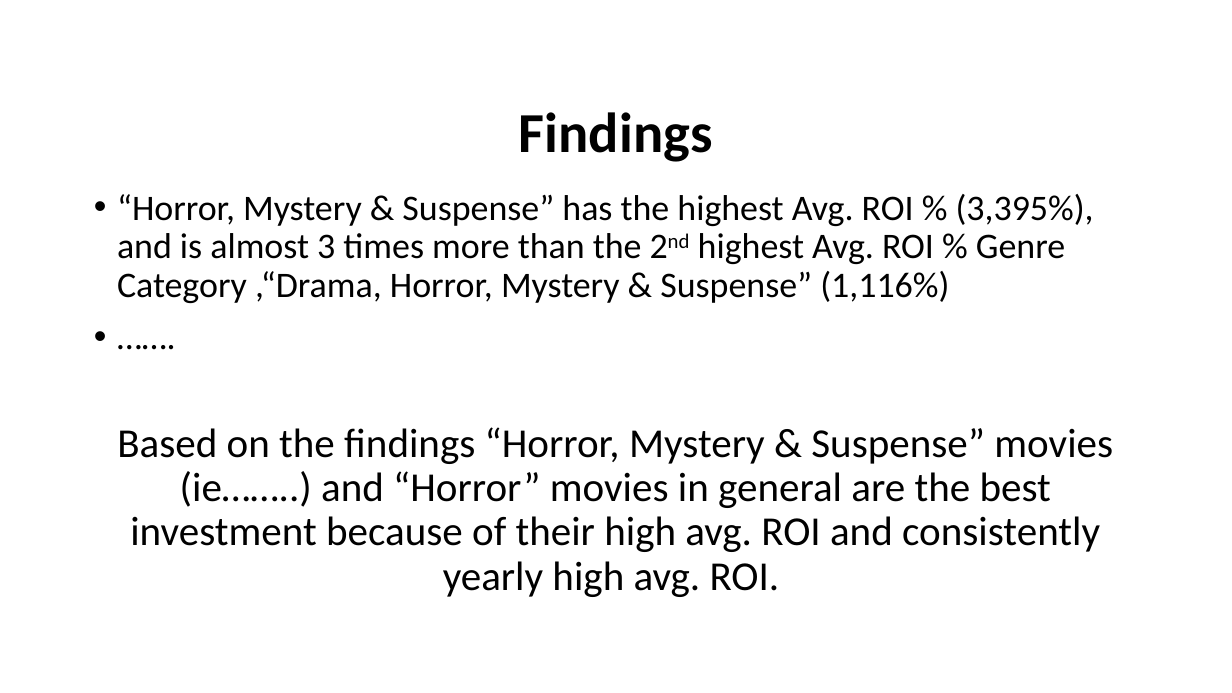
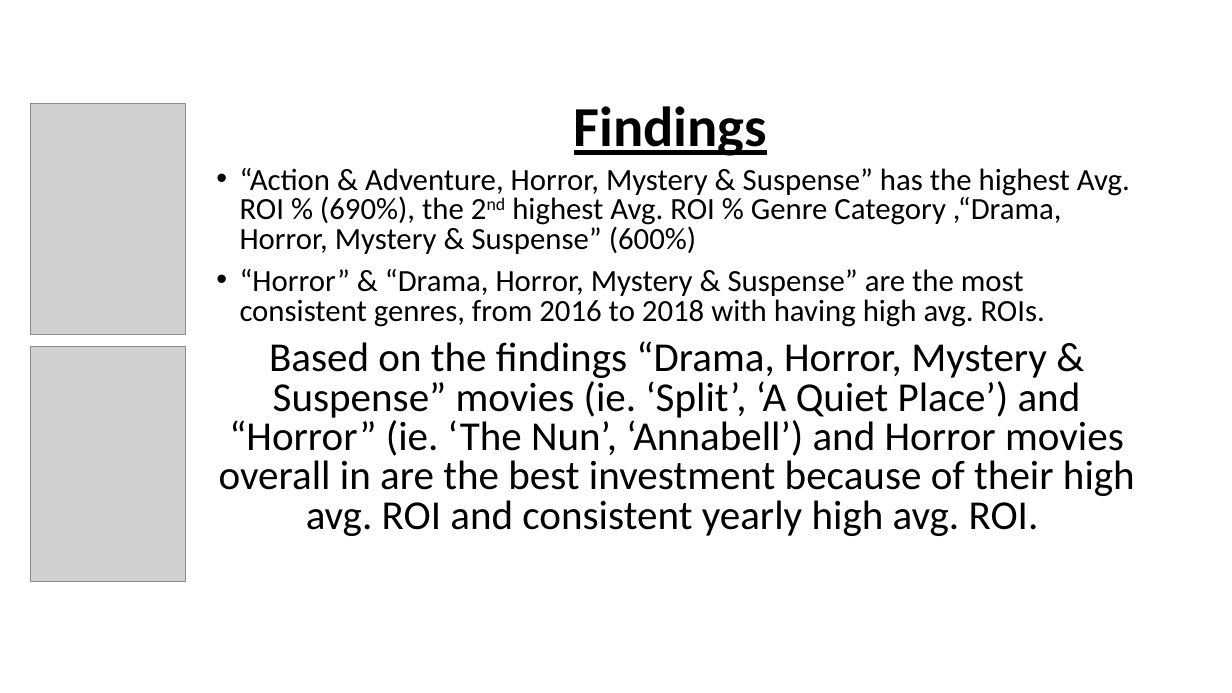
Before and after one commit to abelloma/project1, a slide deck: slide 12 of Project 1 Presentation.pptx. Drawn at 1232x693 pixels with LibreOffice and Linux fonts; fonts in the diff are those of the drawing; grey boxes stand for pictures; background and template pictures are left out. Boxes give left, top, right and bottom in pixels: in the first picture for what was removed or moved away, otherwise in the second. Text is boxed around its words. In the diff, an @@ line names an element or a change of style, - is before the commit and + after.

```diff
--- a/Project 1 Presentation.pptx
+++ b/Project 1 Presentation.pptx
@@ text "Findings": place and size @@
-text "Findings" at [519,112,713,162]
+text "Findings" at [574,106,768,156]
@@ text "Findings" at [574,106,768,156]: underline on @@
@@ picture added at [30,104,185,335] @@
@@ text at [219,168,1135,536]: text changed; size 32 to 24 pt @@
-• “Horror, Mystery & Suspense” has the highest Avg. ROI % (3,395%), and is almost 3 times more than the 2nd highest Avg. ROI % Genre Category ,“Drama, Horror, Mystery & Suspense” (1,116%)
-• …….
-Based on the findings “Horror, Mystery & Suspense” movies (ie……..) and “Horror” movies in general are the best investment because of their high avg. ROI and consistently yearly high avg. ROI.
+• “Action & Adventure, Horror, Mystery & Suspense” has the highest Avg. ROI % (690%), the 2nd highest Avg. ROI % Genre Category ,“Drama, Horror, Mystery & Suspense” (600%)
+• “Horror” & “Drama, Horror, Mystery & Suspense” are the most consistent genres, from 2016 to 2018 with having high avg. ROIs.
+Based on the findings “Drama, Horror, Mystery & Suspense” movies (ie. ‘Split’, ‘A Quiet Place’) and “Horror” (ie. ‘The Nun’, ‘Annabell’) and Horror movies overall in are the best investment because of their high avg. ROI and consistent yearly high avg. ROI.
@@ picture added at [30,347,185,581] @@
```
Also in this commit, not shown: 4 other slides changed.
